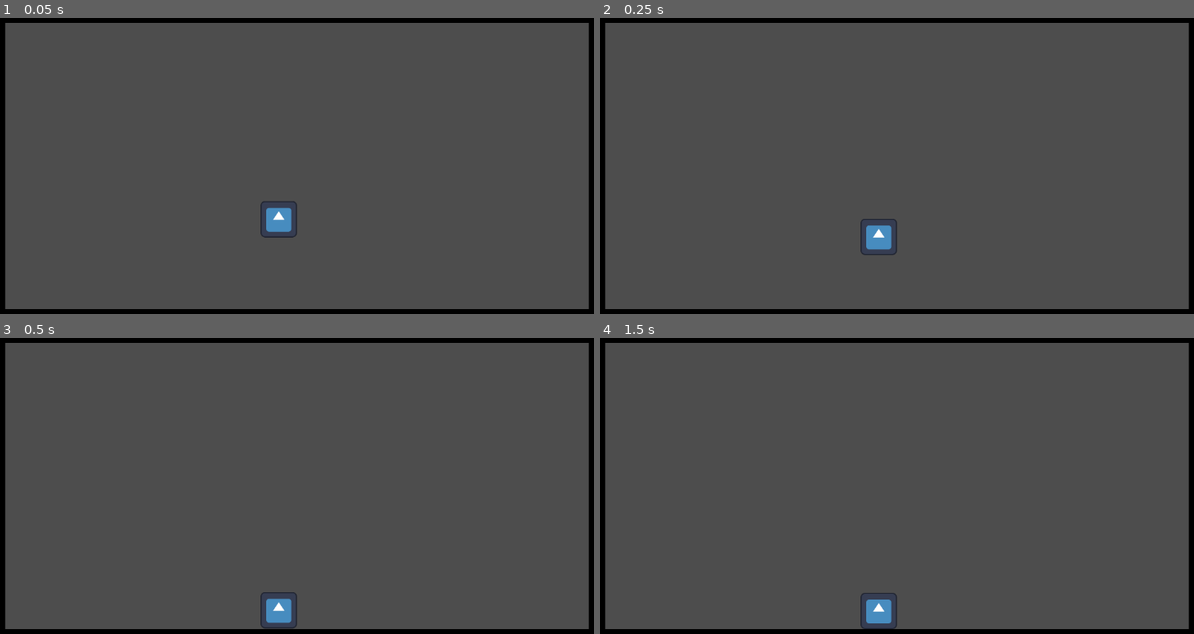
Above: before the commit, frames 1-4 (two rows, left to right).
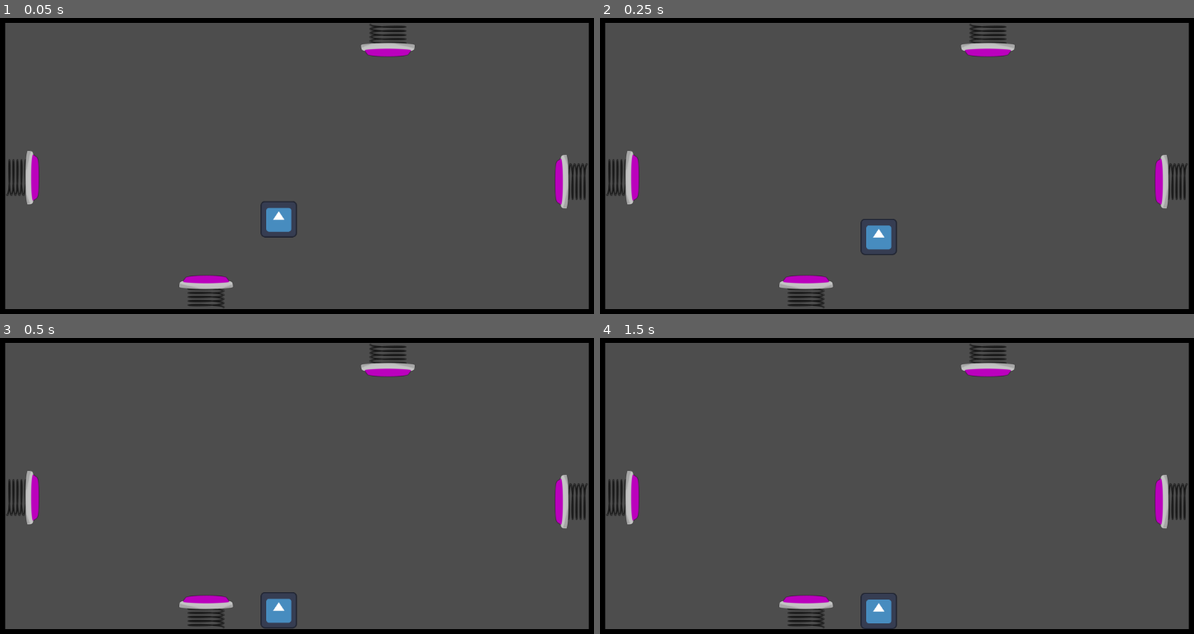
Above: after the commit, the same moments.

Repository: codernunk/godot4-flick-mechanic-demo
Game: Godot game, scene res://main.tscn
Two runs of this game, one before a commit and one after it. Both use one fixed random seed, a clock stepped at 60 frames per second and the inputs below. The engine's default icon, where the game draws it, is replaced by a stand-in: a white triangle on a blue panel in a dark square.
Inputs (mouse positions are in pixels of both pictures, inside the frame that each line leads up to):
- Up to frame 1 (0.05 s): no input
- Up to frame 2 (0.25 s): no input
- Up to frame 3 (0.5 s): no input
- Up to frame 4 (1.5 s): move the mouse to (1039, 468) at 0.52 s; click (1039, 468) at 0.67 s; tap Enter at 1.25 s; drag from (766, 503) to (861, 560) at 1.27 s

The runs differ from the first frame. In frame 1, 2.3% of the frame differs, in the area x 1-99%, y 1-99%; in frame 2, 2.3%; in frame 3, 2.3%; in frame 4, 2.3%.

Commit message:
Sample code for spring demo

Diff:
--- a/main.tscn
+++ b/main.tscn
@@ -1,8 +1,9 @@
-[gd_scene load_steps=4 format=3 uid="uid://bf6kmrb3p6sr1"]
+[gd_scene load_steps=5 format=3 uid="uid://bf6kmrb3p6sr1"]
 
 [ext_resource type="PackedScene" uid="uid://u1k1sdt5l0gt" path="res://scenes/character/character.tscn" id="1_1n0o7"]
 [ext_resource type="PackedScene" uid="uid://bsxgfejsq04qo" path="res://scenes/land/floor.tscn" id="2_rv0sn"]
 [ext_resource type="PackedScene" uid="uid://d03ytibd2nv0" path="res://scenes/land/wall.tscn" id="3_yowag"]
+[ext_resource type="PackedScene" uid="uid://dqwd8lapsreer" path="res://spring.tscn" id="4_f07kr"]
 
 [node name="Level" type="Node2D"]
 
@@ -18,3 +19,18 @@
 
 [node name="Floor4" parent="." instance=ExtResource("3_yowag")]
 position = Vector2(1088, 0)
+
+[node name="Spring" parent="." instance=ExtResource("4_f07kr")]
+position = Vector2(416, 512)
+
+[node name="Spring4" parent="." instance=ExtResource("4_f07kr")]
+position = Vector2(736, 136)
+rotation = -3.14159
+
+[node name="Spring2" parent="." instance=ExtResource("4_f07kr")]
+position = Vector2(128, 344)
+rotation = 1.57079
+
+[node name="Spring3" parent="." instance=ExtResource("4_f07kr")]
+position = Vector2(1024, 352)
+rotation = -1.57079
--- a/project.godot
+++ b/project.godot
@@ -19,3 +19,4 @@
 
 2d_physics/layer_1="player"
 2d_physics/layer_2="land"
+2d_physics/layer_5="spring"
--- a/scenes/character/character.gd
+++ b/scenes/character/character.gd
@@ -1,3 +1,4 @@
+class_name Player # Probably should have named it character, but it serves the same purpose for this tutorial
 extends CharacterBody2D
 
 
@@ -54,3 +55,13 @@
 		velocity.x = move_toward(velocity.x, 0, FRICTION)
 
 	move_and_slide()
+
+func spring(power: float, direction: float) -> void:
+	# Sets the new velocity of the player based on the spring's direction and power
+	# If you want to keep the player's existing momentum, include the velocity.x or velocity.y
+	# in the assignment so the spring power is added relative to the existing motion.
+	# Otherwise, to reset the velocity, just omit it like I did here with the Y velocity.
+	# We need to use negative sine and cosine because Godot's rotation system has 90 degrees downwards,
+	# where most degree systems have 90 upwards.
+	velocity.x = velocity.x - cos(direction) * power
+	velocity.y = -sin(direction) * power
--- /dev/null
+++ b/spring.gd
@@ -0,0 +1,11 @@
+extends Area2D
+
+# Use this to tweak the spring power on an individual basis
+@export var spring_power: int = 800
+
+func _on_body_entered(body):
+	# We need to check that the player is the one who collided with the spring
+	if body is Player:
+		# Invoke the player's spring method with the spring's direction plus 90 degrees (since the spring is facing upwards by default)
+		body.spring(spring_power, rotation + PI/2.0)
+		$AnimationPlayer.play("Spring")
--- /dev/null
+++ b/spring.tscn
@@ -0,0 +1,77 @@
+[gd_scene load_steps=7 format=3 uid="uid://dqwd8lapsreer"]
+
+[ext_resource type="Script" path="res://spring.gd" id="1_gjbik"]
+[ext_resource type="Texture2D" uid="uid://dceaflvatt3ma" path="res://spring.png" id="1_jrjxi"]
+
+[sub_resource type="Animation" id="Animation_aqbmu"]
+resource_name = "Idle"
+length = 0.001
+tracks/0/type = "value"
+tracks/0/imported = false
+tracks/0/enabled = true
+tracks/0/path = NodePath("Sprite2D:frame")
+tracks/0/interp = 1
+tracks/0/loop_wrap = true
+tracks/0/keys = {
+"times": PackedFloat32Array(0),
+"transitions": PackedFloat32Array(1),
+"update": 0,
+"values": [0]
+}
+
+[sub_resource type="Animation" id="Animation_g8ty3"]
+length = 0.001
+tracks/0/type = "value"
+tracks/0/imported = false
+tracks/0/enabled = true
+tracks/0/path = NodePath("Sprite2D:frame")
+tracks/0/interp = 1
+tracks/0/loop_wrap = true
+tracks/0/keys = {
+"times": PackedFloat32Array(0),
+"transitions": PackedFloat32Array(1),
+"update": 1,
+"values": [0]
+}
+
+[sub_resource type="Animation" id="Animation_gmtmb"]
+resource_name = "Spring"
+length = 0.5
+tracks/0/type = "value"
+tracks/0/imported = false
+tracks/0/enabled = true
+tracks/0/path = NodePath("Sprite2D:frame")
+tracks/0/interp = 1
+tracks/0/loop_wrap = true
+tracks/0/keys = {
+"times": PackedFloat32Array(0, 0.5),
+"transitions": PackedFloat32Array(1, 1),
+"update": 0,
+"values": [0, 29]
+}
+
+[sub_resource type="AnimationLibrary" id="AnimationLibrary_flnnk"]
+_data = {
+"Idle": SubResource("Animation_aqbmu"),
+"RESET": SubResource("Animation_g8ty3"),
+"Spring": SubResource("Animation_gmtmb")
+}
+
+[node name="Spring" type="Area2D"]
+collision_layer = 16
+script = ExtResource("1_gjbik")
+
+[node name="Sprite2D" type="Sprite2D" parent="."]
+texture = ExtResource("1_jrjxi")
+hframes = 6
+vframes = 6
+
+[node name="CollisionPolygon2D" type="CollisionPolygon2D" parent="."]
+polygon = PackedVector2Array(-40, 8, -48, 24, -48, 64, 48, 64, 48, 24, 40, 8)
+
+[node name="AnimationPlayer" type="AnimationPlayer" parent="."]
+libraries = {
+"": SubResource("AnimationLibrary_flnnk")
+}
+
+[connection signal="body_entered" from="." to="." method="_on_body_entered"]
Binary file added: spring.png
Not shown, added: spring.png.import
